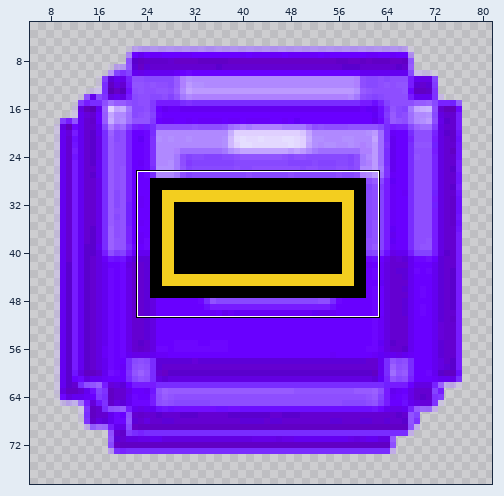
Sprite sheet, stored at public/lucid/lucid-border.png. The picture above shows the old version from afar; the outline marks the close-up.
Close-up. Before the edit:
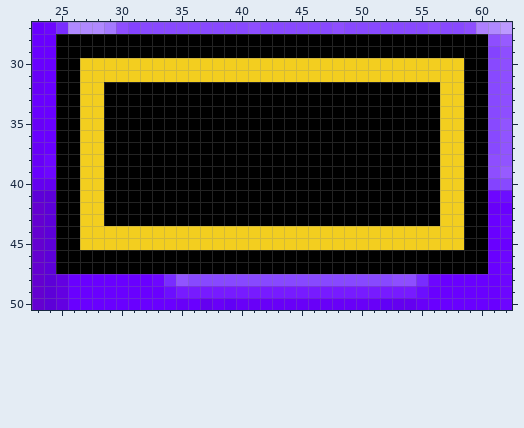
The file is 90x90 pixels. Pixels under 10% opacity are left out. Colours within 5 levels of each other are drawn and written as one. Shown: x 23..62, y 27..50. The wide view leaves out empty margins.
Once edited:
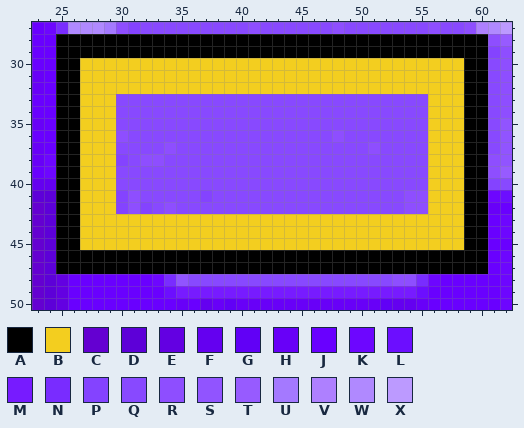
Palette (. is transparent): A #000000  B #f3ce1f  C #6400d1  D #5d00d8  E #6300e2  F #6400f0  G #6100f6  H #6800f8  J #6900ff  K #6d06ff  L #6c0eff  M #771bff  N #792cff  P #8443ff  Q #8849ff  R #8e4eff  S #9154ff  T #975bff  U #a479ff  V #ae80ff  W #b089ff  X #bc9aff
Difference:
Colour A becomes colour B in row 32 at x 29 to 56; in rows 33 to 42 at x 29 and 56; in row 43 at x 29 to 56.
Colour A becomes colour P in row 38 at x 30; in row 41 at x 30 and 37; in row 42 at x 30 and 32.
Colour A becomes colour Q in rows 33 to 35 at x 30 to 55; in row 36 at x 31 to 47 and 49 to 55; in row 37 at x 30 to 33, 35 to 50 and 52 to 55; in row 38 at x 31 and 34 to 55; in rows 39 to 40 at x 30 to 55; in row 41 at x 32 to 36 and 38 to 53.
Colour A becomes colour Q in row 42 at x 33 and 35 to 53.
Colour A becomes colour R in row 36 at x 30 and 48; in row 37 at x 34 and 51; in row 38 at x 32 to 33; in row 41 at x 31 and 54 to 55; in row 42 at x 31, 34 and 54 to 55.
Where, in picture pixels (left, top, right, bottom), the same in both close-ups:
changed: (104, 82, 440, 226)
